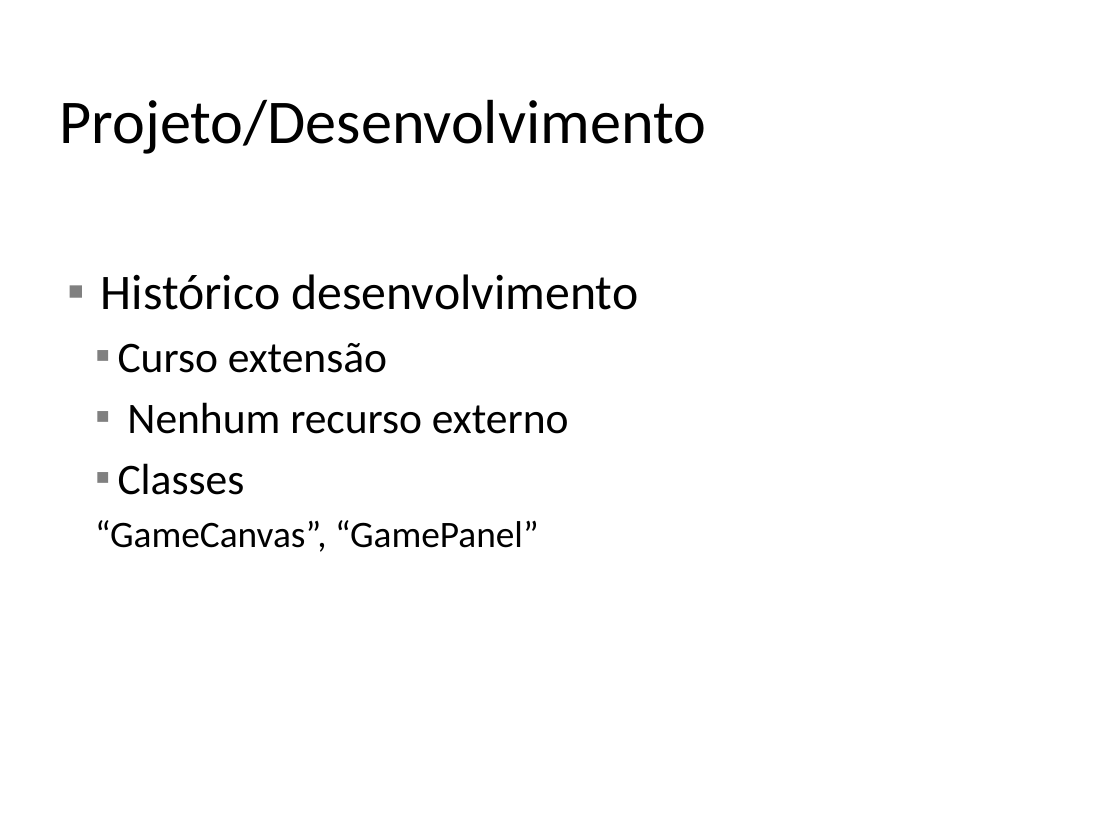
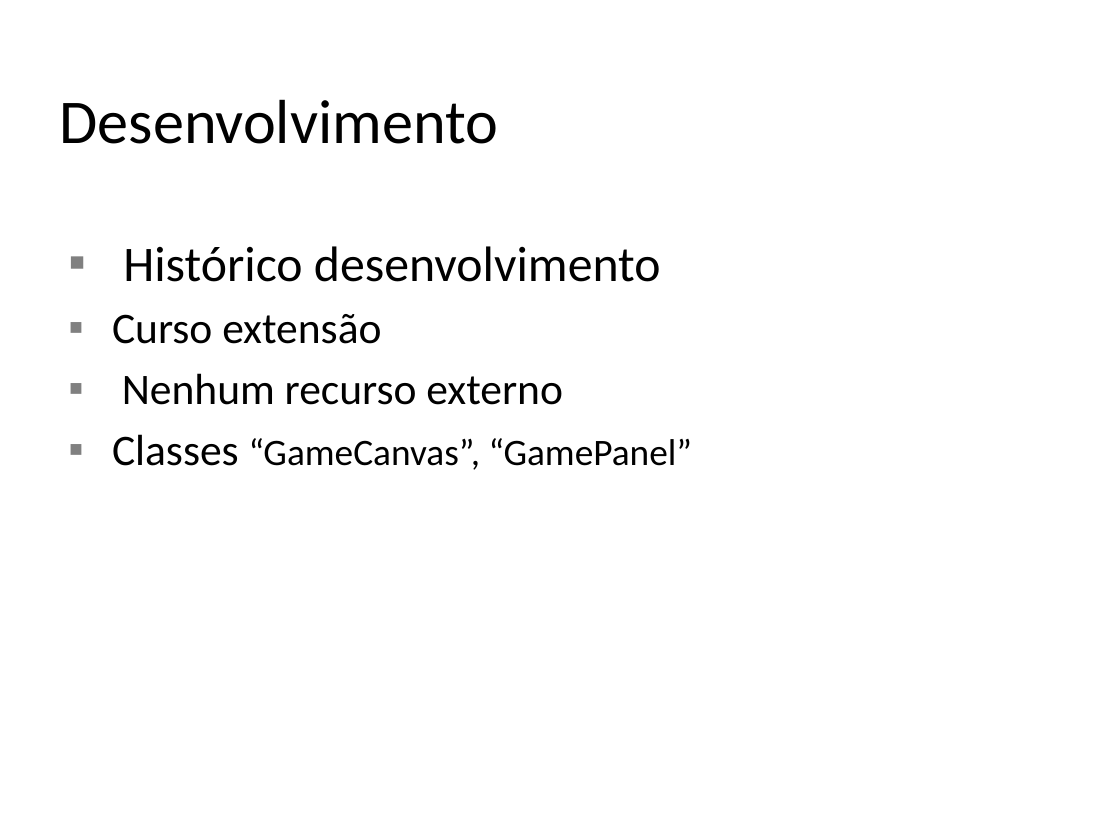
Before and after one commit to zehamarall/tcc, a slide deck: slide 11 of Doc/Apresentacao TCCII.pptx (slide 13 before the commit). Drawn at 1120x840 pixels with LibreOffice and Linux fonts; fonts in the diff are those of the drawing; background and template pictures are left out. Boxes give left, top, right and bottom in pixels: in the first picture for what was removed or moved away, otherwise in the second. Text is boxed around its words. In the diff, an @@ line names an element or a change of style, - is before the commit and + after.

```diff
--- a/Doc/Apresentacao TCCII.pptx
+++ b/Doc/Apresentacao TCCII.pptx
@@ title at (60,99,499,144): text changed @@
-Projeto/Desenvolvimento
+Desenvolvimento
@@ text "Histórico desenvolvimento": place and size @@
-text "Histórico desenvolvimento" at (95,274,639,552)
+text "Histórico desenvolvimento" at (112,246,692,470)
@@ text "Histórico desenvolvimento" at (112,246,692,470): vertical alignment middle to top @@
@@ text at (112,246,661,405): indent changed @@
@@ text at (112,434,692,470): text changed @@
-  ▪ Classes
-  “GameCanvas”, “GamePanel”
+  ▪ Classes “GameCanvas”, “GamePanel”
```
Also in this commit, not shown: 10 other slides changed, 12 slides added, 10 slides removed, 1 other file.
